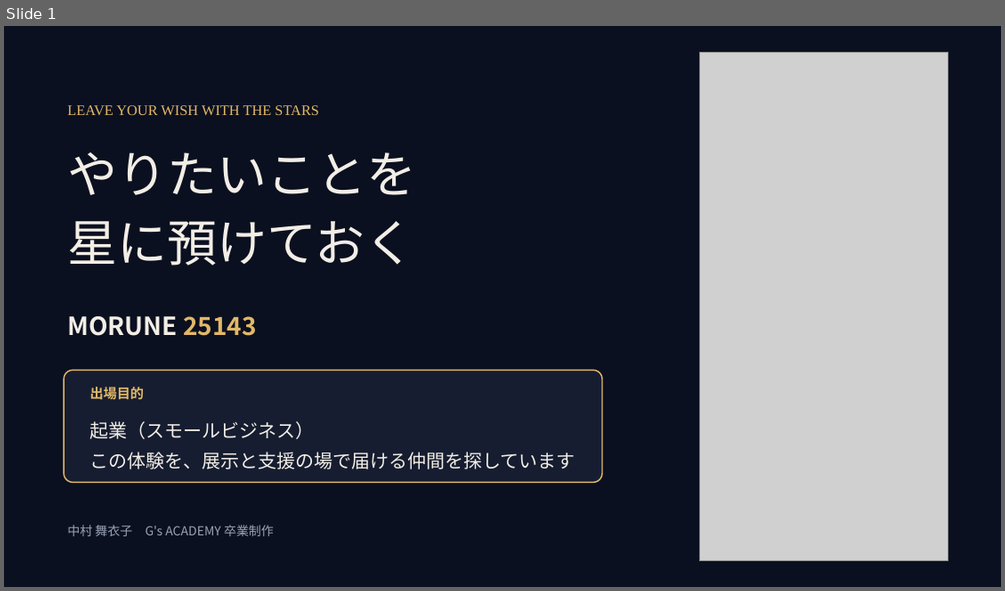
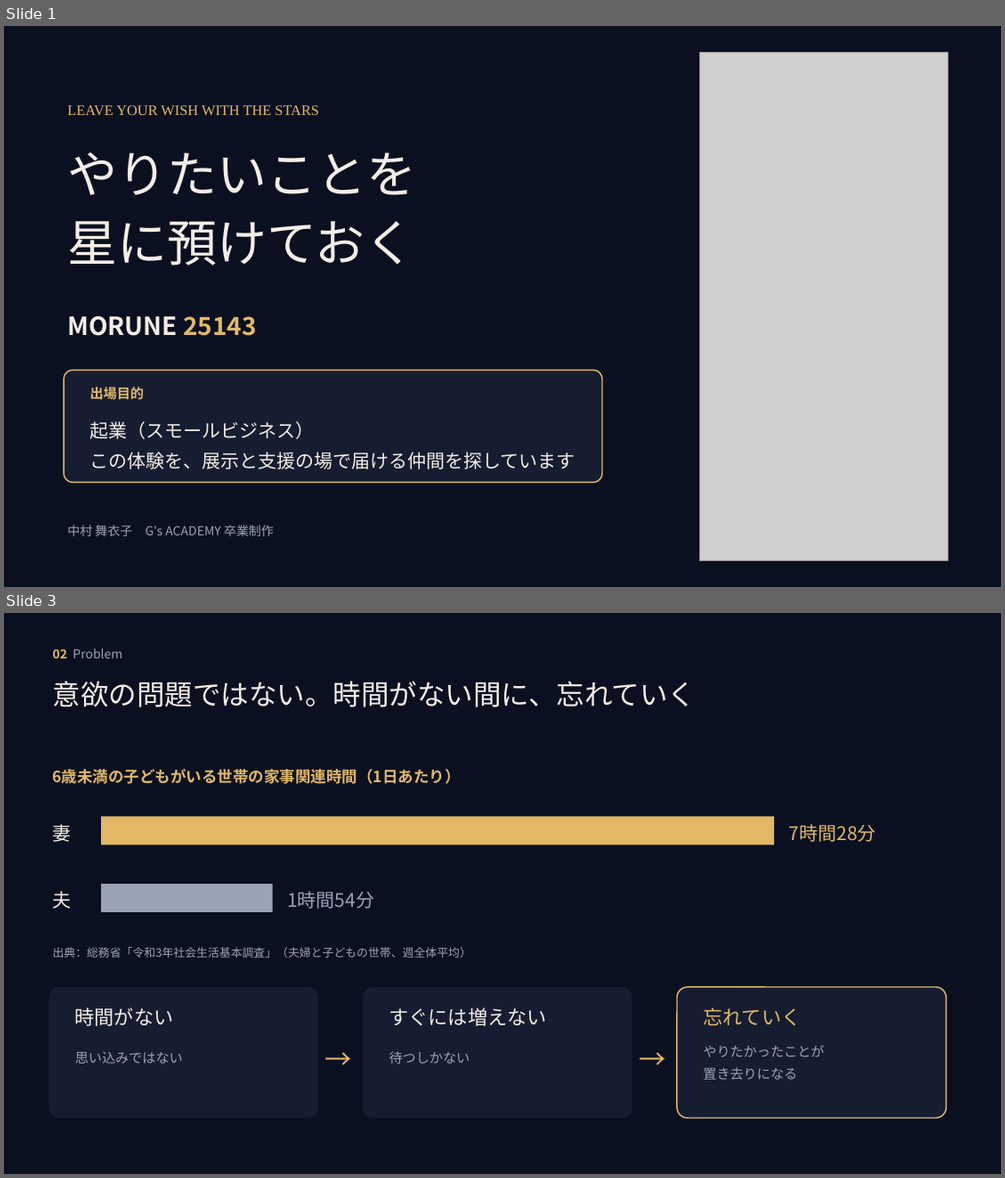
Before and after one commit to mai-san447/hello-earth-25143, a slide deck: deliverables/2026-10-11-gga-selection/MORUNE25143_GGAセレクション_2026-10-12.pptx. Shown one above the other, each under a label of ours: slide 1 before the commit, slides 1 and 3 after it; the slides between them are not shown. The pictures are 1005x591 and 1005x1178 pixels, drawn with LibreOffice and Linux fonts; fonts in the diff are those of the drawing; grey boxes stand for pictures. Boxes give left, top, right and bottom in pixels: in the first picture for what was removed or moved away, otherwise in the second. Text is boxed around its words. In the diff, an @@ line names an element or a change of style, - is before the commit and + after.

```diff
--- a/deliverables/2026-10-11-gga-selection/MORUNE25143_GGAセレクション_2026-10-12.pptx
+++ b/deliverables/2026-10-11-gga-selection/MORUNE25143_GGAセレクション_2026-10-12.pptx
@@ slide 3 added at bbox=[4, 613, 1001, 1174], background #0B1020 @@
@@ text added at bbox=[53, 649, 122, 658], 12 pt, text #9AA3B5 @@
+02 Problem
@@ text added at bbox=[53, 681, 696, 707], 27 pt, text #F2EEE6 @@
+意欲の問題ではない。時間がない間に、忘れていく
@@ text added at bbox=[53, 769, 461, 784], 15 pt, text #E2B867, bold @@
+6歳未満の子どもがいる世帯の家事関連時間（1日あたり）
@@ text added at bbox=[53, 824, 72, 842], 18 pt, text #F2EEE6 @@
+妻
@@ rectangle added at bbox=[101, 817, 774, 844], fill #E2B867 @@
@@ text added at bbox=[789, 824, 876, 842], 18 pt, text #E2B867 @@
+7時間28分
@@ text added at bbox=[53, 891, 72, 908], 18 pt, text #F2EEE6 @@
+夫
@@ rectangle added at bbox=[101, 884, 273, 912], fill #9AA3B5 @@
@@ text added at bbox=[287, 891, 374, 908], 18 pt, text #9AA3B5 @@
+1時間54分
@@ text added at bbox=[53, 947, 471, 957], 11 pt, text #9AA3B5 @@
+出典：総務省「令和3年社会生活基本調査」（夫婦と子どもの世帯、週全体平均）
@@ rounded rectangle added at bbox=[48, 987, 318, 1118], fill #161D30 @@
@@ text added at bbox=[75, 1007, 174, 1026], 19 pt, text #F2EEE6 @@
+時間がない
@@ rounded rectangle added at bbox=[363, 987, 632, 1118], fill #161D30 @@
@@ text added at bbox=[389, 1007, 547, 1026], 19 pt, text #F2EEE6 @@
+すぐには増えない
@@ rounded rectangle added at bbox=[677, 987, 947, 1118], fill #161D30, outline #E2B867 1.25 pt @@
@@ text added at bbox=[703, 1007, 801, 1026], 19 pt, text #E2B867 @@
+忘れていく
@@ text added at bbox=[320, 1032, 357, 1077], 26 pt, text #E2B867 @@
+→
@@ text added at bbox=[633, 1032, 671, 1077], 26 pt, text #E2B867 @@
+→
@@ text added at bbox=[75, 1052, 183, 1063], 13 pt, text #9AA3B5 @@
+思い込みではない
@@ text added at bbox=[389, 1051, 470, 1063], 13 pt, text #9AA3B5 @@
+待つしかない
@@ text added at bbox=[703, 1045, 824, 1079], 13 pt, text #9AA3B5 @@
+やりたかったことが
+置き去りになる
```
Also in this commit, not shown: 6 slides changed, 1 other slide added, 3 slides removed, 2 other files.
